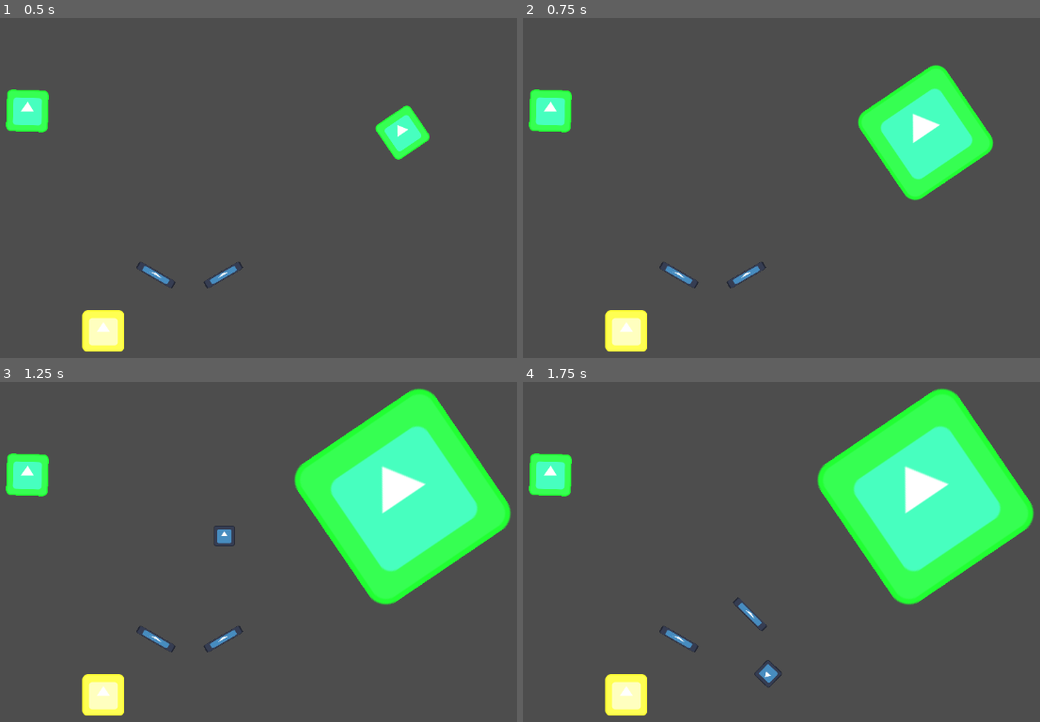
Above: before the commit, frames 1-4 (two rows, left to right).
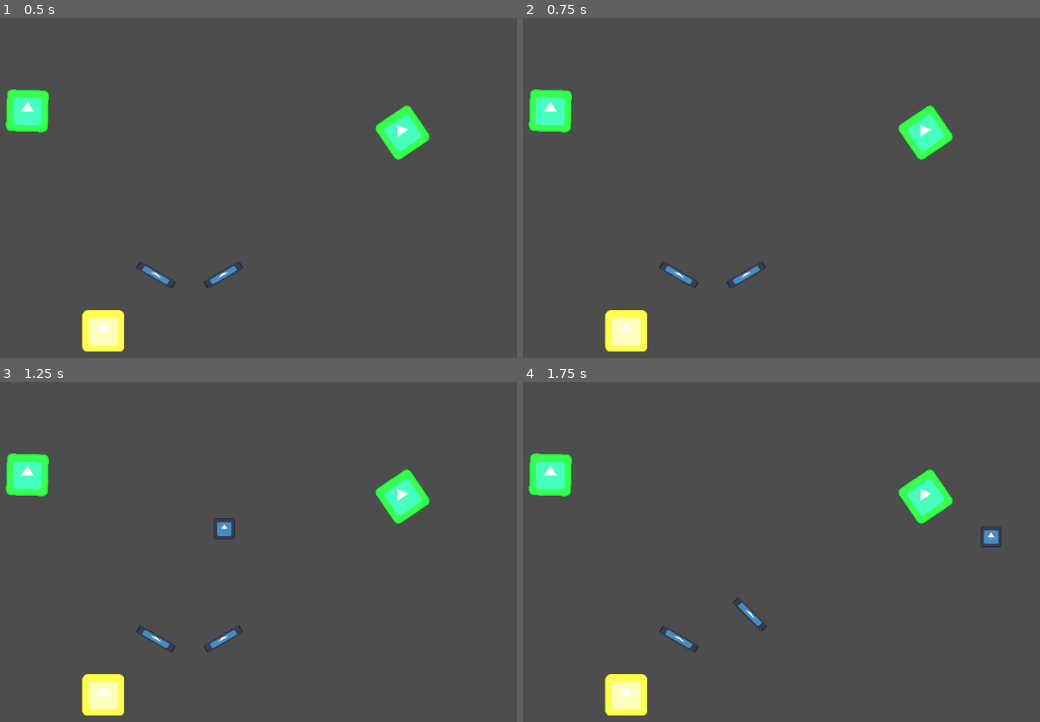
Above: after the commit, the same moments.

Repository: Gamnraa/GMTK-2024
Game: Godot game, scene res://Scenes/Debug.tscn
The game is run twice, just before and just after one commit, with the same random seed, the same clock (stepped at 60 frames per second) and the same inputs. The engine's default icon, where the game draws it, is replaced by a stand-in: a white triangle on a blue panel in a dark square.
Inputs:
- Up to frame 1 (0.5 s): no input
- Up to frame 2 (0.75 s): tap Enter at 0.5 s; tap W (key_w) at 0.6 s
- Up to frame 3 (1.25 s): no input
- Up to frame 4 (1.75 s): tap W (key_w) at 1.35 s

Frame 1 is identical in both runs. In frame 2, 5.9% of the frame differs, in the area x 64-92%, y 13-54%; in frame 3, 16%, in the area x 41-99%, y 1-66%; in frame 4, 16%.

Commit message:
Scene loading

Diff:
--- a/Scripts/Debug.gd
+++ b/Scripts/Debug.gd
@@ -8,4 +8,5 @@
 
 # Called every frame. 'delta' is the elapsed time since the previous frame.
 func _process(delta):
-	if Input.is_action_just_pressed("key_w"): $Obstacle2.get_node("AnimationPlayer").play("Expand")
+	pass
+	#if Input.is_action_just_pressed("key_w"): $Obstacle2.get_node("AnimationPlayer").play("Expand")
--- a/Scripts/Global.gd
+++ b/Scripts/Global.gd
@@ -1,12 +1,43 @@
 extends Node
 
+var ingame = false
+
+var balls_left = 3
+var balls_active = 1
 var balls = []
+var score = 0
+var scene = null
+
+signal red
+signal green
+signal blue
+signal yellow
 
 # Called when the node enters the scene tree for the first time.
 func _ready():
+	var root = get_tree().get_root()
+	scene = root.get_child(0).duplicate()
+
 	randomize()
+
+	new_game()
 
 
 # Called every frame. 'delta' is the elapsed time since the previous frame.
 func _process(delta):
 	pass
+
+
+func new_game():
+
+	for ball in balls: scene.remove_child(ball)
+
+	scene.free()
+
+	balls_left = 3
+	balls_active = 1
+	balls = []
+	score = 0
+	ingame = false
+
+	get_tree().change_scene_to_file("res://Scenes/Debug.tscn")
